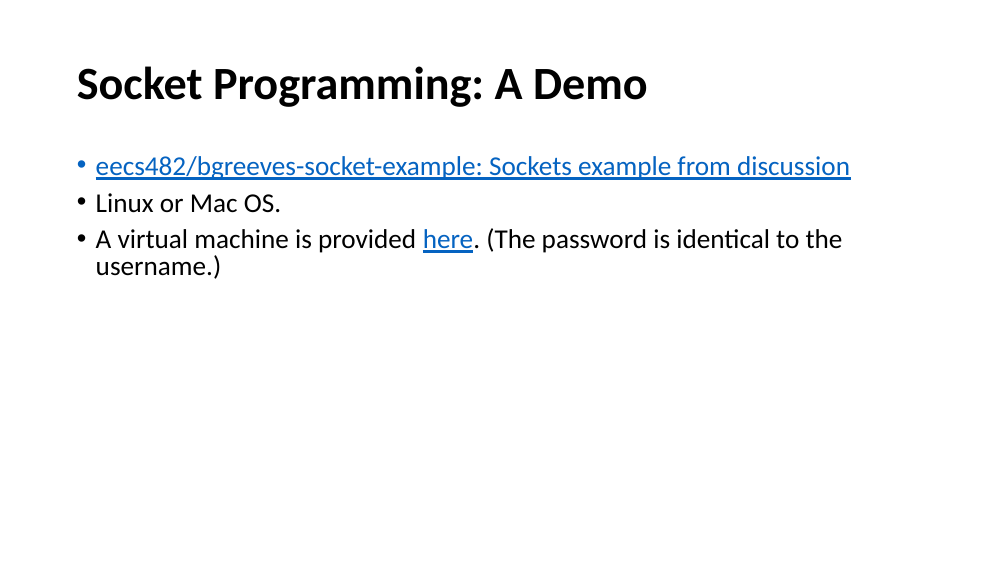
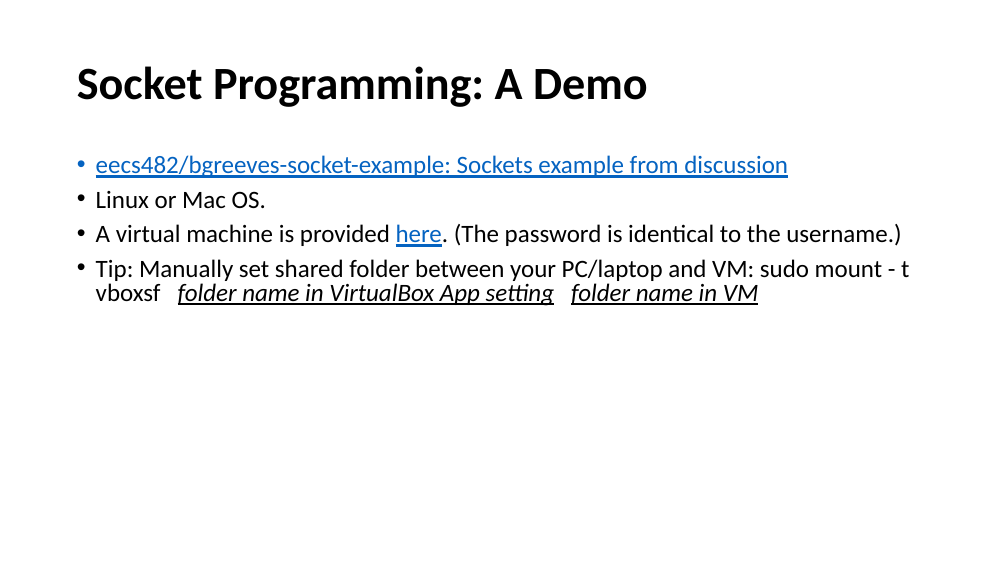
Before and after one commit to henryhxu/CSCI4430-ESTR4120, a slide deck: slide 16 of tutorial/T01/tut01.pptx (slide 15 before the commit). Drawn at 1008x567 pixels with LibreOffice and Linux fonts; fonts in the diff are those of the drawing. Boxes give left, top, right and bottom in pixels: in the first picture for what was removed or moved away, otherwise in the second. Text is boxed around its words. In the diff, an @@ line names an element or a change of style, - is before the commit and + after.

```diff
--- a/tutorial/T01/tut01.pptx
+++ b/tutorial/T01/tut01.pptx
@@ text at <box>96,155,901,247</box>: size 25.9 to 23.8 pt in "eecs482/bgreeves-socket-example: Sockets example from discus ...", "Linux or Mac OS.", "A virtual machine is provided here. (The ..." @@
@@ text at <box>96,259,909,306</box>: paragraph added @@
+• Tip: Manually set shared folder between your PC/laptop and VM: sudo mount - t vboxsf folder name in VirtualBox App setting folder name in VM
```
Also in this commit, not shown: 4 other slides changed, 1 slide added.
